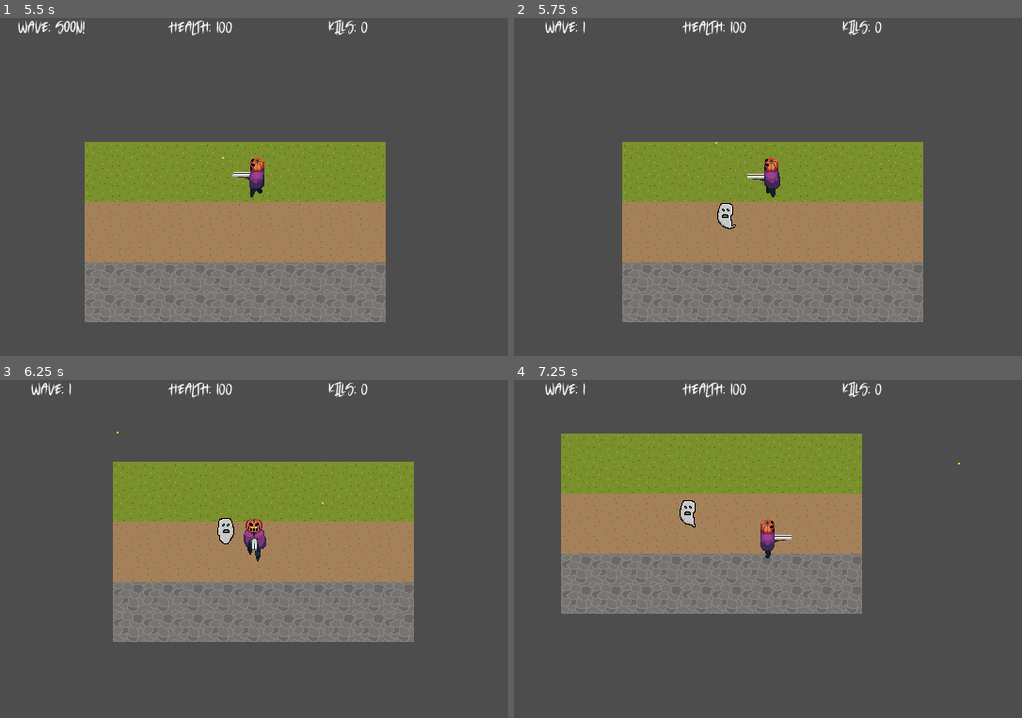
Above: before the commit, frames 1-4 (two rows, left to right).
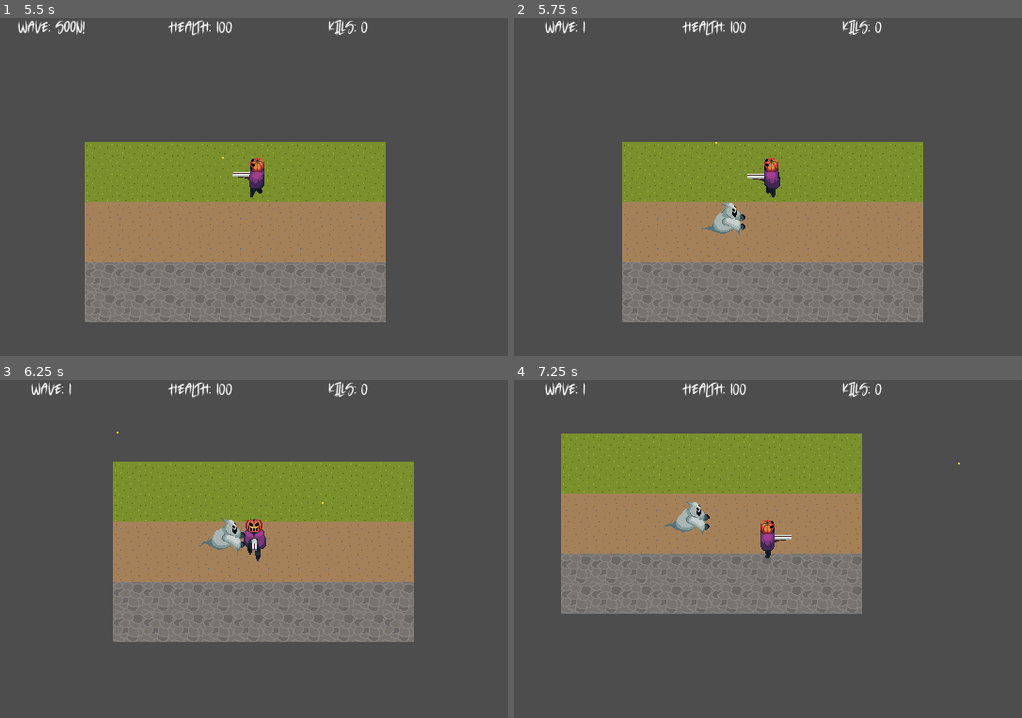
Above: after the commit, the same moments.

Repository: joshuardecker/eternal-harvest
Game: Godot game, scene res://World/world.tscn
Same seed, same stepped clock (60 frames per second), same inputs: the game is played once before the commit and once after it.
Inputs (mouse positions are in pixels of both pictures, inside the frame that each line leads up to):
- Up to frame 1 (5.5 s): click "Start Game" at 0.5 s; tap Enter at 1.25 s; move the mouse to (365, 170) at 1.27 s; hold D (right) 1.28-2.03 s; click (365, 170) at 1.35 s; move the mouse to (152, 203) at 2.02 s; hold S (down) 2.03-2.78 s; click (152, 203) at 2.1 s; move the mouse to (304, 112) at 2.77 s; hold D (right) 2.78-3.53 s; click (304, 112) at 2.85 s; move the mouse to (228, 254) at 3.52 s; hold W (up) 3.53-4.28 s; click (228, 254) at 3.6 s; move the mouse to (406, 237) at 4.27 s; hold A (left) from 4.28 s (still down); click (406, 237) at 4.35 s; move the mouse to (101, 136) at 5.02 s; click (101, 136) at 5.1 s
- Up to frame 2 (5.75 s): keep holding A (left)
- Up to frame 3 (6.25 s): move the mouse to (279, 549) at 5.77 s; release A (left) at 5.78 s; hold S (down) from 5.78 s (still down); click (279, 549) at 5.85 s
- Up to frame 4 (7.25 s): move the mouse to (691, 464) at 6.52 s; release S (down) at 6.53 s; hold D (right) from 6.53 s (still down); click (691, 464) at 6.6 s

Frame 1 is identical in both runs. In frame 2, 0.4% of the frame differs, in the area x 36-46%, y 54-65%; in frame 3, 0.4%; in frame 4, 0.5%, in the area x 29-39%, y 35-46%.

Commit message:
Ported new ghost texture and added moving animations to each direction for the ghost

Diff:
--- a/Enemies/ghost.gd
+++ b/Enemies/ghost.gd
@@ -9,7 +9,7 @@
 @export var speed: float = 20
 @export_enum("simple_movement", "ai_movement") var movement_type: String = "simple_movement"
 
-@onready var animation_player = $AnimationPlayer
+@onready var animation_tree = $AnimationTree
 @onready var hitbox_shape = $Hitbox/CollisionShape
 @onready var ghost_ai: GhostAI = $GhostAI
 
@@ -29,8 +29,6 @@
 	# When the player dies, despawn the ghost.
 	player.connect("is_dead", despawn)
 
-	animation_player.play("idle")
-
 	# Load a local instance of the hud.
 	var hud = get_tree().get_first_node_in_group("HUD")
 	if not hud:
@@ -48,14 +46,15 @@
 func fancy_death():
 	dead.emit()
 
-	# The death animation automatically calls despawn after its finished.
-	animation_player.play("death")
+	# TODO: fancy death animation.
 
 	# When the ghost is dead but playing the death animation, make it so it
 	# cant hurt the player.
 	hitbox_shape.disabled = true
 
 	drop_items()
+
+	despawn()
 
 func drop_items():
 	print("I need to drop items!")
@@ -81,6 +80,9 @@
 	velocity = target_position * speed
 	move_and_slide()
 
+	# Update the animation player to make the ghost face the correct direction.
+	animation_tree.set("parameters/Move/blend_position", velocity)
+
 # Takes the feedback from the GhostAI engine and performs the action.
 func ai_movement():
 	match ghost_ai.calculate_decision():
--- a/Enemies/ghost.tscn
+++ b/Enemies/ghost.tscn
@@ -1,7 +1,7 @@
-[gd_scene load_steps=12 format=3 uid="uid://jj53cenwludu"]
+[gd_scene load_steps=21 format=3 uid="uid://jj53cenwludu"]
 
-[ext_resource type="Texture2D" uid="uid://d2gr0md361i7y" path="res://Enemies/Ghost.png" id="1_lrgjx"]
 [ext_resource type="Script" path="res://Enemies/ghost.gd" id="1_t2ber"]
+[ext_resource type="Texture2D" uid="uid://yaao46wfc6ej" path="res://Enemies/Assets/ghost.png" id="2_w0xbk"]
 [ext_resource type="Script" path="res://Engines/health.gd" id="3_maugh"]
 [ext_resource type="Script" path="res://Engines/hitbox.gd" id="4_ei0m8"]
 [ext_resource type="Script" path="res://Enemies/ghost_ai.gd" id="5_uh4gl"]
@@ -24,9 +24,10 @@
 "values": [0]
 }
 
-[sub_resource type="Animation" id="Animation_ifkrx"]
-resource_name = "death"
-length = 1.6
+[sub_resource type="Animation" id="Animation_1nmar"]
+resource_name = "move_left"
+loop_mode = 1
+step = 0.2
 tracks/0/type = "value"
 tracks/0/imported = false
 tracks/0/enabled = true
@@ -34,30 +35,16 @@
 tracks/0/interp = 1
 tracks/0/loop_wrap = true
 tracks/0/keys = {
-"times": PackedFloat32Array(0, 0.1, 0.2, 0.3, 0.4, 0.5, 0.6, 0.7, 0.8, 0.9, 1, 1.1, 1.2, 1.3, 1.4, 1.5),
-"transitions": PackedFloat32Array(1, 1, 1, 1, 1, 1, 1, 1, 1, 1, 1, 1, 1, 1, 1, 1),
+"times": PackedFloat32Array(0, 0.2, 0.4, 0.6, 0.8),
+"transitions": PackedFloat32Array(1, 1, 1, 1, 1),
 "update": 1,
-"values": [17, 18, 19, 20, 21, 22, 23, 24, 25, 26, 27, 28, 29, 30, 31, 32]
-}
-tracks/1/type = "method"
-tracks/1/imported = false
-tracks/1/enabled = true
-tracks/1/path = NodePath(".")
-tracks/1/interp = 1
-tracks/1/loop_wrap = true
-tracks/1/keys = {
-"times": PackedFloat32Array(1.6),
-"transitions": PackedFloat32Array(1),
-"values": [{
-"args": [],
-"method": &"despawn"
-}]
+"values": [0, 1, 2, 3, 4]
 }
 
-[sub_resource type="Animation" id="Animation_svcig"]
-resource_name = "idle"
-length = 1.7
+[sub_resource type="Animation" id="Animation_26ibb"]
+resource_name = "move_right"
 loop_mode = 1
+step = 0.2
 tracks/0/type = "value"
 tracks/0/imported = false
 tracks/0/enabled = true
@@ -65,21 +52,89 @@
 tracks/0/interp = 1
 tracks/0/loop_wrap = true
 tracks/0/keys = {
-"times": PackedFloat32Array(0, 0.1, 0.2, 0.3, 0.4, 0.5, 0.6, 0.7, 0.8, 0.9, 1, 1.1, 1.2, 1.3, 1.4, 1.5, 1.6),
-"transitions": PackedFloat32Array(1, 1, 1, 1, 1, 1, 1, 1, 1, 1, 1, 1, 1, 1, 1, 1, 1),
+"times": PackedFloat32Array(0, 0.2, 0.4, 0.6, 0.8),
+"transitions": PackedFloat32Array(1, 1, 1, 1, 1),
 "update": 1,
-"values": [0, 1, 2, 3, 4, 5, 6, 7, 8, 9, 10, 11, 12, 13, 14, 15, 16]
+"values": [14, 15, 16, 17, 18]
+}
+
+[sub_resource type="Animation" id="Animation_qkjou"]
+resource_name = "move_down"
+loop_mode = 1
+step = 0.2
+tracks/0/type = "value"
+tracks/0/imported = false
+tracks/0/enabled = true
+tracks/0/path = NodePath("Sprite:frame")
+tracks/0/interp = 1
+tracks/0/loop_wrap = true
+tracks/0/keys = {
+"times": PackedFloat32Array(0, 0.2, 0.4, 0.6, 0.8),
+"transitions": PackedFloat32Array(1, 1, 1, 1, 1),
+"update": 1,
+"values": [28, 29, 30, 31, 32]
+}
+
+[sub_resource type="Animation" id="Animation_6qi00"]
+resource_name = "move_up"
+loop_mode = 1
+step = 0.2
+tracks/0/type = "value"
+tracks/0/imported = false
+tracks/0/enabled = true
+tracks/0/path = NodePath("Sprite:frame")
+tracks/0/interp = 1
+tracks/0/loop_wrap = true
+tracks/0/keys = {
+"times": PackedFloat32Array(0, 0.2, 0.4, 0.6, 0.8),
+"transitions": PackedFloat32Array(1, 1, 1, 1, 1),
+"update": 1,
+"values": [42, 43, 44, 45, 46]
 }
 
 [sub_resource type="AnimationLibrary" id="AnimationLibrary_h68lo"]
 _data = {
 "RESET": SubResource("Animation_5fq2s"),
-"death": SubResource("Animation_ifkrx"),
-"idle": SubResource("Animation_svcig")
+"move_down": SubResource("Animation_qkjou"),
+"move_left": SubResource("Animation_1nmar"),
+"move_right": SubResource("Animation_26ibb"),
+"move_up": SubResource("Animation_6qi00")
 }
 
+[sub_resource type="AnimationNodeAnimation" id="AnimationNodeAnimation_x77rg"]
+animation = &"move_left"
+
+[sub_resource type="AnimationNodeAnimation" id="AnimationNodeAnimation_4gbt5"]
+animation = &"move_right"
+
+[sub_resource type="AnimationNodeAnimation" id="AnimationNodeAnimation_u2j6o"]
+animation = &"move_down"
+
+[sub_resource type="AnimationNodeAnimation" id="AnimationNodeAnimation_cblps"]
+animation = &"move_up"
+
+[sub_resource type="AnimationNodeBlendSpace2D" id="AnimationNodeBlendSpace2D_4s806"]
+blend_point_0/node = SubResource("AnimationNodeAnimation_x77rg")
+blend_point_0/pos = Vector2(-1, 0)
+blend_point_1/node = SubResource("AnimationNodeAnimation_4gbt5")
+blend_point_1/pos = Vector2(1, 0)
+blend_point_2/node = SubResource("AnimationNodeAnimation_u2j6o")
+blend_point_2/pos = Vector2(0, 1)
+blend_point_3/node = SubResource("AnimationNodeAnimation_cblps")
+blend_point_3/pos = Vector2(0, -1)
+blend_mode = 1
+
+[sub_resource type="AnimationNodeStateMachineTransition" id="AnimationNodeStateMachineTransition_tlukk"]
+advance_mode = 2
+
+[sub_resource type="AnimationNodeStateMachine" id="AnimationNodeStateMachine_ma8qi"]
+states/Move/node = SubResource("AnimationNodeBlendSpace2D_4s806")
+states/Move/position = Vector2(352, 100)
+transitions = ["Start", "Move", SubResource("AnimationNodeStateMachineTransition_tlukk")]
+graph_offset = Vector2(-270, -30)
+
 [sub_resource type="RectangleShape2D" id="RectangleShape2D_47wh5"]
-size = Vector2(13, 23)
+size = Vector2(18, 22)
 
 [node name="ghost" type="CharacterBody2D"]
 script = ExtResource("1_t2ber")
@@ -87,10 +142,12 @@
 
 [node name="Sprite" type="Sprite2D" parent="."]
 position = Vector2(0, -11)
-texture = ExtResource("1_lrgjx")
-hframes = 33
+texture = ExtResource("2_w0xbk")
+hframes = 14
+vframes = 4
 
 [node name="CollisionShape" type="CollisionShape2D" parent="."]
+visible = false
 position = Vector2(-0.5, -4)
 shape = SubResource("RectangleShape2D_wy2y6")
 disabled = true
@@ -99,6 +156,11 @@
 libraries = {
 "": SubResource("AnimationLibrary_h68lo")
 }
+
+[node name="AnimationTree" type="AnimationTree" parent="."]
+tree_root = SubResource("AnimationNodeStateMachine_ma8qi")
+anim_player = NodePath("../AnimationPlayer")
+parameters/Move/blend_position = Vector2(0.0079186, 0.299663)
 
 [node name="HealthEngine" type="Node2D" parent="."]
 script = ExtResource("3_maugh")
@@ -111,7 +173,7 @@
 damage = 20.0
 
 [node name="CollisionShape" type="CollisionShape2D" parent="Hitbox"]
-position = Vector2(-0.5, -11.5)
+position = Vector2(0, -8)
 shape = SubResource("RectangleShape2D_47wh5")
 
 [node name="GhostAI" type="Node2D" parent="."]
